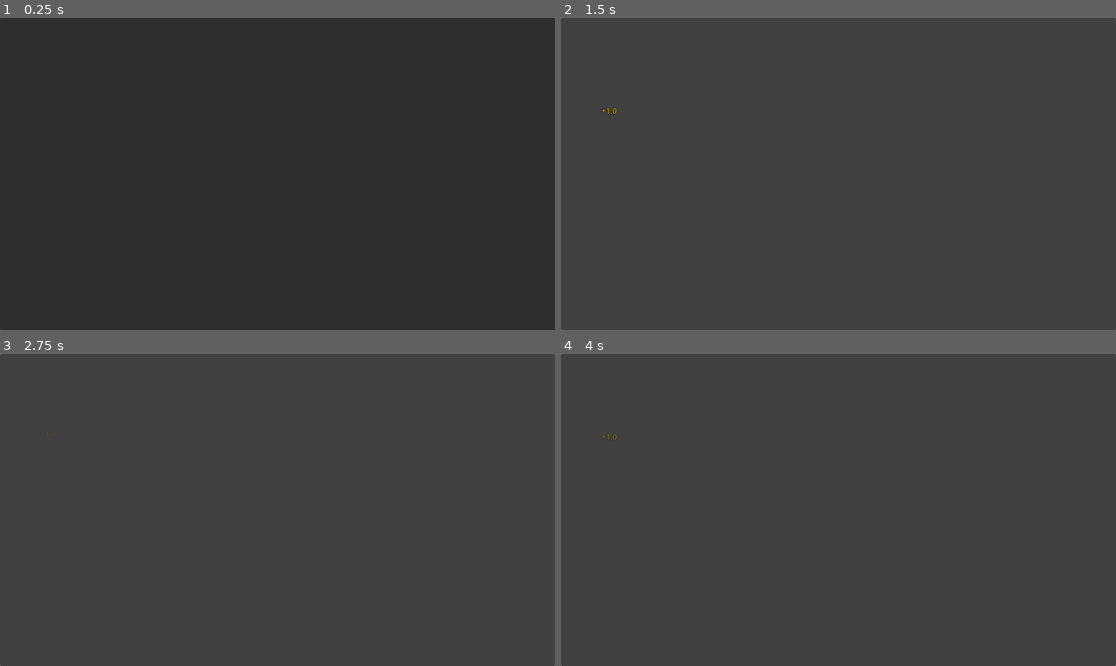
Above: before the commit, frames 1-4 (two rows, left to right).
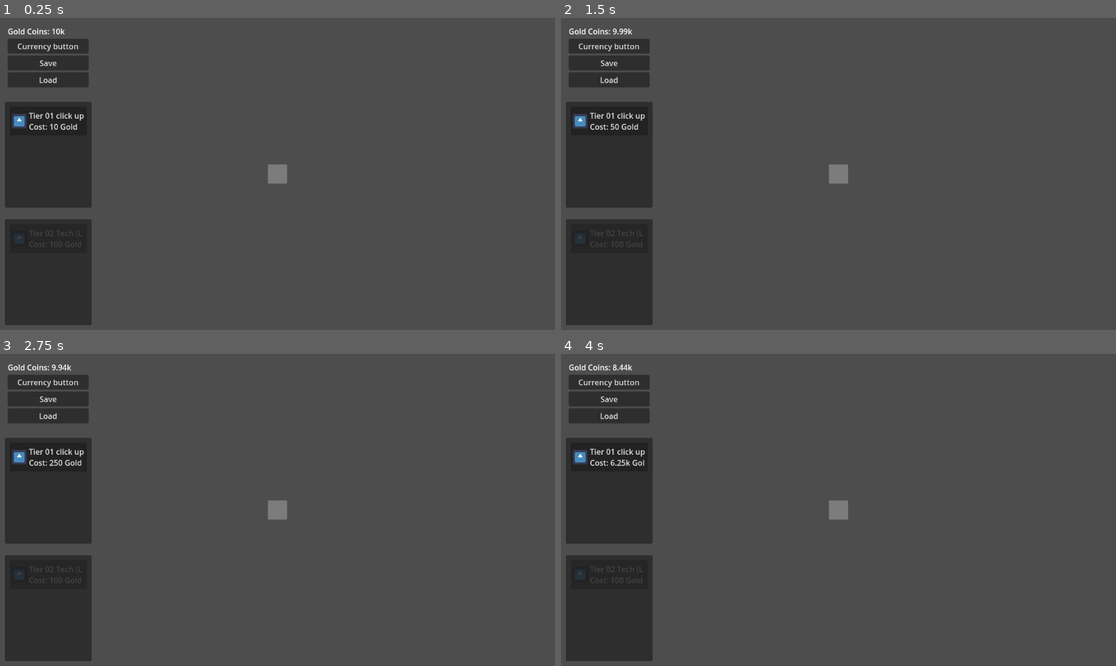
Above: after the commit, the same moments.

Repository: omerkon93/Template_clicker_game
Game: Godot game, scene res://scenes/test/test_world.tscn
The game is run twice, just before and just after one commit, with the same random seed, the same clock (stepped at 60 frames per second) and the same inputs. Before the commit the project starts from res://scenes/ui/buttons/currency_button.tscn. The engine's default icon, where the game draws it, is replaced by a stand-in: a white triangle on a blue panel in a dark square.
Inputs (mouse positions are in pixels of both pictures, inside the frame that each line leads up to; where the layout moved, square brackets give the same spot in the first picture):
- Up to frame 1 (0.25 s): no input
- Up to frame 2 (1.5 s): click (610, 46) [838, 174] at 0.5 s; click (610, 120) at 1.25 s, where only the run after the commit has a clickable "Tier 01 click upgrade (Lvl 0)…"
- Up to frame 3 (2.75 s): click (49, 456) at 2 s, where only the run after the commit has a clickable "Tier 01 click upgrade (Lvl 1)…"
- Up to frame 4 (4 s): click (610, 456) at 2.75 s, where only the run after the commit has a clickable "Tier 01 click upgrade (Lvl 2)…"; click (610, 456) at 3.5 s, where only the run after the commit has a clickable "Tier 01 click upgrade (Lvl 3)…"

The runs differ from the first frame. In frame 1, 88% of the frame differs, in the area x 0-100%, y 0-100%; in frame 2, 2.7%; in frame 3, 2.7%; in frame 4, 2.8%.

Commit message:
Complete dynamic visuals: Icons, Tweening, Particles, and Number Formatting

Diff:
--- a/core/components/click_producer.gd
+++ b/core/components/click_producer.gd
@@ -4,6 +4,11 @@
 @export var stat_def: StatDefinition
 # Using the Array allows multiple upgrades to boost this click
 @export var contributing_upgrades: Array[LevelableUpgrade] = []
+
+# These variables to tweak the visuals
+@export_group("Visuals")
+@export var bounce_scale: Vector2 = Vector2(0.9, 0.9) # Shrink to 90%
+@export var bounce_duration: float = 0.05
 
 func _ready():
 	var parent = get_parent()
@@ -23,9 +28,33 @@
 
 	# Visuals
 	var mouse_pos = get_viewport().get_mouse_position()
-	var text_str = "+" + str(snapped(amount, 0.1))
+	var text_str = "+" + NumberFormatter.format_value(amount)
+
 	SignalBus.request_floating_text.emit(mouse_pos, text_str, Color.GOLD)
+
+	_play_bounce_animation()
 
 func _on_gui_input(event):
 	if event is InputEventMouseButton and event.pressed and event.button_index == MOUSE_BUTTON_LEFT:
 		_on_clicked()
+
+func _play_bounce_animation():
+	var parent = get_parent()
+	# Tweens work best on Control nodes (Buttons) or Node2Ds (Sprites)
+	if not (parent is Control or parent is Node2D): return
+
+	# CRITICAL: We must set the pivot to the center, otherwise it shrinks to the top-left corner!
+	# We try to calculate center based on the node type
+	if parent is Control:
+		parent.pivot_offset = parent.size / 2
+
+	# Create the Tween
+	var tween = create_tween()
+
+	# 1. Squash (Shrink fast)
+	tween.tween_property(parent, "scale", bounce_scale, bounce_duration)\
+		.set_trans(Tween.TRANS_QUAD).set_ease(Tween.EASE_OUT)
+
+	# 2. Stretch (Return to normal)
+	tween.tween_property(parent, "scale", Vector2.ONE, bounce_duration)\
+		.set_trans(Tween.TRANS_ELASTIC).set_ease(Tween.EASE_OUT)
--- /dev/null
+++ b/core/globals/number_formatter.gd
@@ -0,0 +1,40 @@
+class_name NumberFormatter
+
+# The list of suffixes. You can extend this as far as you want!
+# k = Thousand, M = Million, B = Billion, T = Trillion, q = Quadrillion...
+const SUFFIXES = ["", "k", "M", "B", "T", "aa", "ab", "ac", "ad", "ae"]
+
+static func format_value(value: float) -> String:
+	# 1. Handle small numbers (0 to 999)
+	# We snap to 1 decimal place (e.g., 10.5) but if it's whole, display as integer
+	if value < 1000:
+		if value < 10:
+			# For very small numbers, show 1 decimal (e.g. 1.5)
+			return str(snapped(value, 0.1))
+		else:
+			# For 10+, just show integer (e.g. 10, 999)
+			return str(int(value))
+
+	# 2. Loop to find the correct suffix
+	var suffix_index = 0
+	var temp_value = value
+
+	# While the number is bigger than 1000, divide it and move to next suffix
+	while temp_value >= 1000 and suffix_index < SUFFIXES.size() - 1:
+		temp_value /= 1000.0
+		suffix_index += 1
+
+	# 3. Format the final string
+	# %.2f means "2 decimal places" (e.g. 1.25 M)
+	# We use step_decimals to avoid messy rounding errors
+	var final_string = "%.2f" % temp_value
+
+	# Optional: Trim trailing zeros (changes "1.50k" to "1.5k")
+	if final_string.ends_with("0"):
+		final_string = final_string.left(-1)
+	if final_string.ends_with("0"):
+		final_string = final_string.left(-1)
+	if final_string.ends_with("."):
+		final_string = final_string.left(-1)
+
+	return final_string + SUFFIXES[suffix_index]
--- a/core/resources/levelable_upgrade.gd
+++ b/core/resources/levelable_upgrade.gd
@@ -9,10 +9,10 @@
 
 @export_category("Identity")
 @export var id: String = "upgrade_id_here"
-# --- NEW VARIABLE: ASSIGN TYPE HERE ---
+@export var icon: Texture2D
 @export var upgrade_type: UpgradeType = UpgradeType.TOOL
 @export var display_name: String = "Upgrade Name"
-@export var target_stat: GameEnums.StatType = GameEnums.StatType.CLICK_POWER
+@export var target_stat: GameEnums.StatType
 
 @export_category("Costs")
 @export var cost_currency: GameEnums.CurrencyType = GameEnums.CurrencyType.GOLD
--- a/core/systems/effects_manager.gd
+++ b/core/systems/effects_manager.gd
@@ -1,13 +1,15 @@
 extends Node
 
 # Load the scene we just created
-var floating_text_scene: PackedScene = preload("res://scenes/ui/effects/floating_text.tscn")
+@export var floating_text_scene: PackedScene = preload("res://scenes/ui/effects/floating_text.tscn")
+@export var particle_scene: PackedScene = preload("res://scenes/ui/effects/click_particles.tscn")
 
 # We create a dedicated rendering layer for effects
 var _canvas_layer: CanvasLayer
 
 func _ready():
 	SignalBus.request_floating_text.connect(_spawn_text)
+	SignalBus.request_floating_text.connect(_on_text_requested)
 
 	# Create the layer dynamically
 	_canvas_layer = CanvasLayer.new()
@@ -26,3 +28,13 @@
 	# Start the animation
 	if instance.has_method("animate"):
 		instance.animate(pos, text, color)
+
+func _on_text_requested(pos, text, color):
+	# 1. Spawn Text (Existing)
+	_spawn_text(pos, text, color)
+
+	# 2. Spawn Particles (NEW)
+	if particle_scene:
+		var p = particle_scene.instantiate()
+		p.global_position = pos
+		add_child(p)
--- a/game_data/tech/tier_02_tech.tres
+++ b/game_data/tech/tier_02_tech.tres
@@ -1,13 +1,14 @@
-[gd_resource type="Resource" script_class="LevelableUpgrade" load_steps=2 format=3 uid="uid://c425c6y6hji3d"]
+[gd_resource type="Resource" script_class="LevelableUpgrade" load_steps=3 format=3 uid="uid://c425c6y6hji3d"]
 
 [ext_resource type="Script" uid="uid://ibattlbh7e1t" path="res://core/resources/levelable_upgrade.gd" id="1_6ickn"]
+[ext_resource type="Texture2D" uid="uid://p0j5q5hi4cep" path="res://icon.svg" id="1_tegcw"]
 
 [resource]
 script = ExtResource("1_6ickn")
 id = "tier_02_tech"
+icon = ExtResource("1_tegcw")
 upgrade_type = 1
-display_name = "Tier 02 tech"
-target_stat = 4
+display_name = "Tier 02 Tech"
 base_cost = 100.0
 cost_growth = 0.0
 power_per_level = 0.0
--- a/game_data/upgrades/upgrade_click_power_tier_1.tres
+++ b/game_data/upgrades/upgrade_click_power_tier_1.tres
@@ -1,11 +1,13 @@
-[gd_resource type="Resource" script_class="LevelableUpgrade" load_steps=2 format=3 uid="uid://cwft1llqhhvm3"]
+[gd_resource type="Resource" script_class="LevelableUpgrade" load_steps=3 format=3 uid="uid://cwft1llqhhvm3"]
 
+[ext_resource type="Texture2D" uid="uid://p0j5q5hi4cep" path="res://icon.svg" id="1_4t0g8"]
 [ext_resource type="Script" uid="uid://ibattlbh7e1t" path="res://core/resources/levelable_upgrade.gd" id="1_q18pf"]
 
 [resource]
 script = ExtResource("1_q18pf")
 id = "tier_01_click_upgrade"
-display_name = "Tier 01 Click upgrade"
+icon = ExtResource("1_4t0g8")
+display_name = "Tier 01 click upgrade"
 cost_growth = 5.0
 power_per_level = 5.0
 metadata/_custom_type_script = "uid://ibattlbh7e1t"
--- a/game_data/upgrades/upgrade_click_power_tier_2.tres
+++ b/game_data/upgrades/upgrade_click_power_tier_2.tres
@@ -1,11 +1,13 @@
-[gd_resource type="Resource" script_class="LevelableUpgrade" load_steps=2 format=3 uid="uid://bt361nl08dgng"]
+[gd_resource type="Resource" script_class="LevelableUpgrade" load_steps=3 format=3 uid="uid://bt361nl08dgng"]
 
 [ext_resource type="Script" uid="uid://ibattlbh7e1t" path="res://core/resources/levelable_upgrade.gd" id="1_04yv2"]
+[ext_resource type="Texture2D" uid="uid://p0j5q5hi4cep" path="res://icon.svg" id="1_cf5iu"]
 
 [resource]
 script = ExtResource("1_04yv2")
 id = "tier_02_click_upgrade"
-display_name = "Tier 02 Click upgrade"
+icon = ExtResource("1_cf5iu")
+display_name = "Tier 02 click upgrade"
 base_cost = 50.0
 cost_growth = 10.0
 power_per_level = 25.0
--- a/project.godot
+++ b/project.godot
@@ -11,7 +11,7 @@
 [application]
 
 config/name="Template_Clicker_Game"
-run/main_scene="uid://cqjm2iv5ibos"
+run/main_scene="uid://8kq0xrdwg7tg"
 config/features=PackedStringArray("4.5", "GL Compatibility")
 config/icon="res://icon.svg"
 
--- a/scenes/test/test_world.tscn
+++ b/scenes/test/test_world.tscn
@@ -37,10 +37,11 @@
 stat_def = ExtResource("6_ydknf")
 
 [node name="VBoxContainer" type="VBoxContainer" parent="."]
+custom_minimum_size = Vector2(200, 0)
 layout_mode = 1
 anchors_preset = 9
 anchor_bottom = 1.0
-offset_right = 206.0
+offset_right = 167.0
 grow_vertical = 2
 
 [node name="MarginContainer" type="MarginContainer" parent="VBoxContainer"]
--- a/scenes/ui/buttons/upgrade_button.gd
+++ b/scenes/ui/buttons/upgrade_button.gd
@@ -2,14 +2,24 @@
 
 @export var upgrade_resource: LevelableUpgrade
 
+
 func _ready():
 	pressed.connect(_on_pressed)
 
-	# NEW: Listen for changes from the Manager (e.g., when Loading)
+	# Listen for changes from the Manager (e.g., when Loading)
 	UpgradeManager.upgrade_leveled_up.connect(_on_level_changed)
 
-	# Initial update
+	# Force the icon to behave
+	expand_icon = true
+
+	# Set alignment (Horizontal alignment of the icon)
+	icon_alignment = HORIZONTAL_ALIGNMENT_LEFT
+
+	# Force a specific pixel size (e.g., 64px)
+	add_theme_constant_override("icon_max_width", 32)
+
 	_update_label()
+	_update_display()
 
 func _on_pressed():
 	# We don't need to update label here anymore,
@@ -25,12 +35,23 @@
 	if upgrade_resource == null: return
 
 	var cost = UpgradeManager.get_current_cost(upgrade_resource)
+	var current_lvl = UpgradeManager.get_upgrade_level(upgrade_resource.id)
 
-	# FIX: Use .id (String) instead of .target_stat (Enum)
-	var current_lvl = UpgradeManager.get_upgrade_level(upgrade_resource.id)
+	# CHANGE: Use the new NumberFormatter class
+	var cost_str = NumberFormatter.format_value(cost)
 
 	text = "%s (Lvl %d)\nCost: %s Gold" % [
 		upgrade_resource.display_name,
 		current_lvl,
-		str(snapped(cost, 0.1))
+		cost_str # <--- Clean string!
 	]
+
+func _update_display():
+	if not upgrade_resource: return
+
+	# 1. Update Text (Your existing logic)
+	_update_label()
+
+	# 2. Update Icon (NEW)
+	if upgrade_resource.icon:
+		icon = upgrade_resource.icon
--- a/scenes/ui/buttons/upgrade_button.tscn
+++ b/scenes/ui/buttons/upgrade_button.tscn
@@ -4,10 +4,16 @@
 [ext_resource type="Resource" uid="uid://cwft1llqhhvm3" path="res://game_data/upgrades/upgrade_click_power_tier_1.tres" id="2_3io4o"]
 
 [node name="UpgradeButton" type="Button"]
+custom_minimum_size = Vector2(160, 60)
 anchors_preset = 15
 anchor_right = 1.0
 anchor_bottom = 1.0
 grow_horizontal = 2
 grow_vertical = 2
+theme_override_constants/icon_max_width = 48
+text = "test"
+alignment = 0
+clip_text = true
+expand_icon = true
 script = ExtResource("1_tii4b")
 upgrade_resource = ExtResource("2_3io4o")
--- /dev/null
+++ b/scenes/ui/effects/click_particles.gd
@@ -0,0 +1,9 @@
+extends Node2D
+
+@onready var particles: CPUParticles2D = $CPUParticles2D
+
+func _ready():
+	particles.emitting = true
+	# Wait for particles to finish, then delete this object
+	await get_tree().create_timer(particles.lifetime).timeout
+	queue_free()
--- /dev/null
+++ b/scenes/ui/effects/click_particles.tscn
@@ -0,0 +1,24 @@
+[gd_scene load_steps=3 format=3 uid="uid://dyp2bnic6eeaj"]
+
+[ext_resource type="Script" uid="uid://i34icfsk8wwd" path="res://scenes/ui/effects/click_particles.gd" id="1_1k5li"]
+
+[sub_resource type="Curve" id="Curve_65k3y"]
+_limits = [0.0, 5.0, 0.0, 5.0]
+_data = [Vector2(0, 5), 0.0, 0.0, 0, 0, Vector2(5, 0), 0.0, 0.0, 0, 0]
+point_count = 2
+
+[node name="ClickParticles" type="Node2D"]
+script = ExtResource("1_1k5li")
+
+[node name="CPUParticles2D" type="CPUParticles2D" parent="."]
+emitting = false
+amount = 10
+lifetime = 0.5
+one_shot = true
+explosiveness = 1.0
+direction = Vector2(0, -1)
+spread = 180.0
+gravity = Vector2(0, 0)
+initial_velocity_min = 100.0
+initial_velocity_max = 200.0
+scale_amount_curve = SubResource("Curve_65k3y")
--- a/scenes/ui/labels/currency_label.gd
+++ b/scenes/ui/labels/currency_label.gd
@@ -21,6 +21,5 @@
 		_update_text(new_amount)
 
 func _update_text(amount: float):
-	# Using the display name from the Resource makes it reusable!
-	# "Gold: 100" or "Mana: 50"
-	text = "%s: %s" % [monitored_currency.display_name, str(snapped(amount, 0.1))]
+	var formatted_amount = NumberFormatter.format_value(amount)
+	text = "%s: %s" % [monitored_currency.display_name, formatted_amount]
Not shown, added: core/globals/number_formatter.gd.uid
Not shown, added: scenes/ui/effects/click_particles.gd.uid
